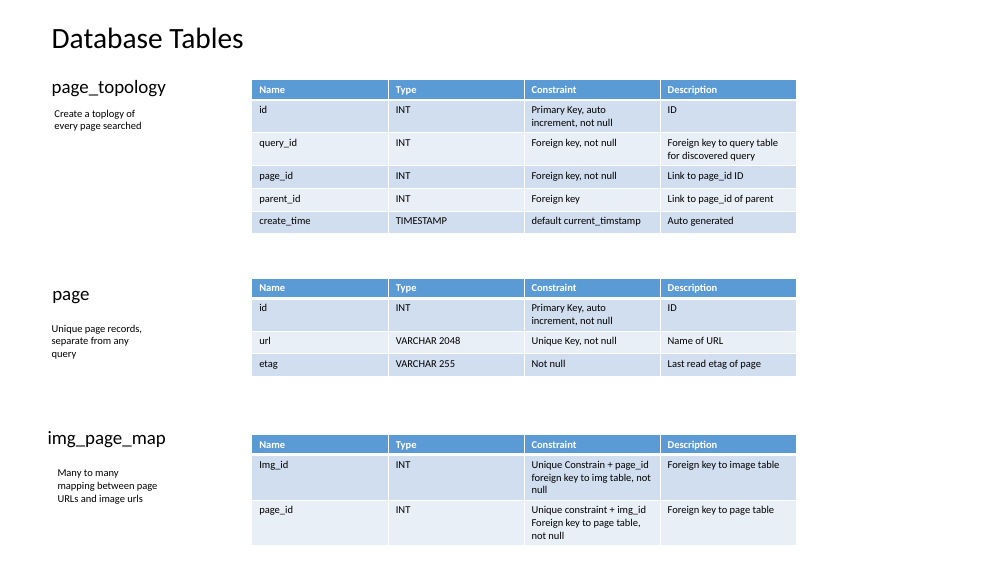
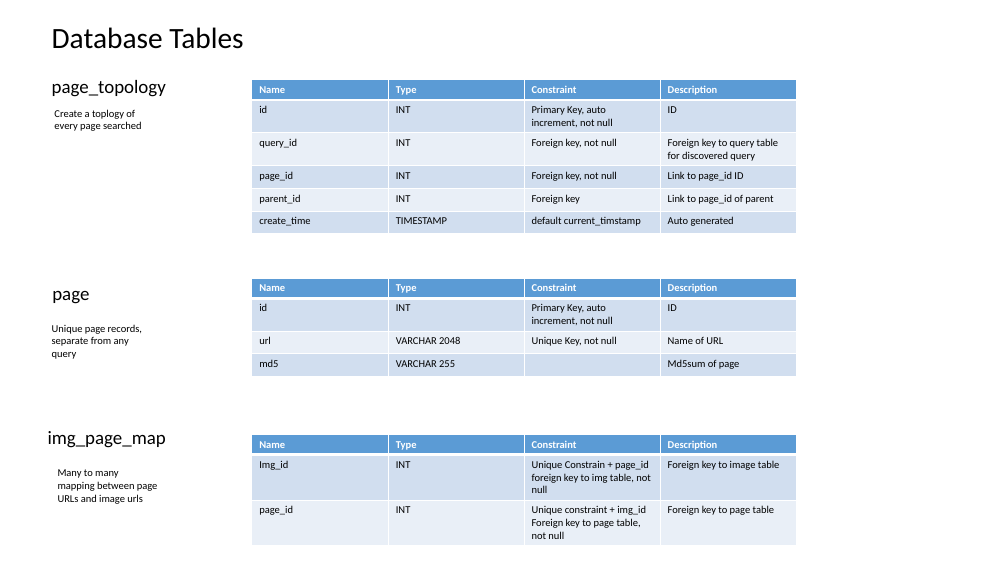
Before and after one commit to datim/squid, a slide deck: slide 13 of docs/design.pptx. Drawn at 1008x567 pixels with LibreOffice and Linux fonts; fonts in the diff are those of the drawing. Boxes give left, top, right and bottom in pixels: in the first picture for what was removed or moved away, otherwise in the second. Text is boxed around its words. In the diff, an @@ line names an element or a change of style, - is before the commit and + after.

```diff
--- a/docs/design.pptx
+++ b/docs/design.pptx
@@ table at <box>252,278,797,474</box> @@
-row 4: etag | VARCHAR 255 | Not null | Last read etag of page
+row 4: md5 | VARCHAR 255 |  | Md5sum of page
```
Also in this commit, not shown: 1 other slide changed, 5 other files.
